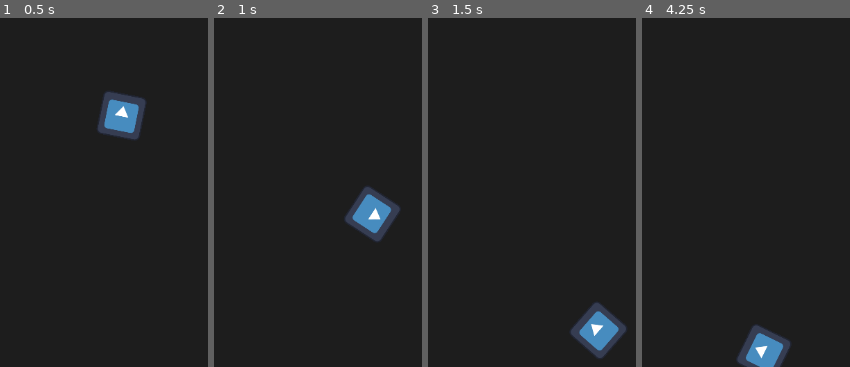
Above: before the commit, frames 1-4 (left to right).
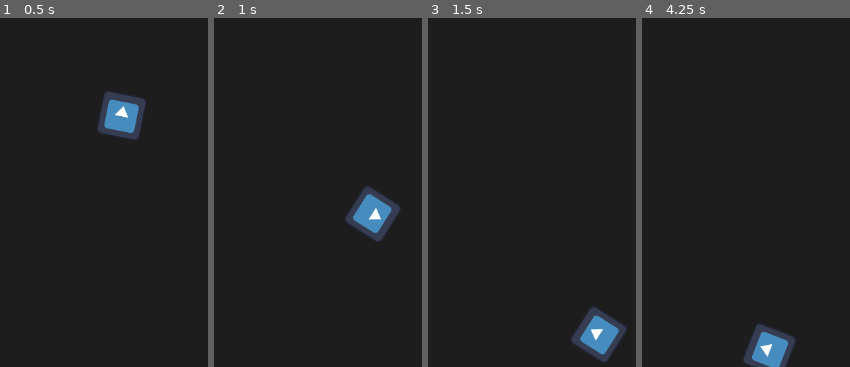
Above: after the commit, the same moments.

Repository: Nathan2801/gamedev.js-2025
Game: Godot game, scene res://Test/test.tscn
Two runs of this game, one before a commit and one after it. Both use one fixed random seed, a clock stepped at 60 frames per second and the inputs below. The engine's default icon, where the game draws it, is replaced by a stand-in: a white triangle on a blue panel in a dark square.
Inputs (mouse positions are in pixels of both pictures, inside the frame that each line leads up to):
- Up to frame 1 (0.5 s): no input
- Up to frame 2 (1 s): move the mouse to (outside the picture) at 0.52 s; click (outside the picture) at 0.67 s
- Up to frame 3 (1.5 s): move the mouse to (outside the picture) at 1.27 s; click (outside the picture) at 1.42 s
- Up to frame 4 (4.25 s): move the mouse to (827, 42) at 2.02 s; click (827, 42) at 2.17 s; move the mouse to (706, 230) at 2.77 s; click (706, 230) at 2.92 s; move the mouse to (outside the picture) at 3.52 s; click (outside the picture) at 3.67 s

Frame 1 is identical in both runs. In frame 2, 0.1% of the frame differs, in the area x 66-88%, y 50-62%; in frame 3, 1.3%; in frame 4, 1.5%, in the area x 45-74%, y 87-100%.

Commit message:
Figuring out first level (and the game itself)

Diff:
--- /dev/null
+++ b/Test/movable.gd
@@ -0,0 +1,36 @@
+extends Node
+class_name Movable
+
+var _locked := true
+var _being_hovered := false
+var _mouse_delta := Vector2.ZERO
+@export var _impulse_limit := 100
+
+@onready var target: RigidBody2D = get_parent()
+
+func _ready():
+	target.input_pickable = true
+	target.mouse_entered.connect(func():
+		_being_hovered = true)
+	target.mouse_exited .connect(func():
+		_being_hovered = false)
+
+func _input(event: InputEvent) -> void:
+	if event is InputEventMouseMotion:
+		_mouse_delta.x = event.screen_relative.x
+		_mouse_delta.y = event.screen_relative.y
+	elif event is InputEventMouseButton:
+		if event.pressed and event.button_index == MOUSE_BUTTON_LEFT:
+			if _being_hovered:
+				_locked = false
+		else:
+			_locked = true
+
+func _process(_delta: float) -> void:
+	if _locked:
+		return
+	var impulse := _mouse_delta*2.0
+	var min_impulse := Vector2(-_impulse_limit, -_impulse_limit)
+	var max_impulse := Vector2(+_impulse_limit, +_impulse_limit)
+	impulse = impulse.clamp(min_impulse, max_impulse)
+	target.apply_impulse(impulse)
--- a/Test/test.tscn
+++ b/Test/test.tscn
@@ -1,61 +1,18 @@
-[gd_scene load_steps=9 format=3 uid="uid://c4h8xdlt3hqcw"]
+[gd_scene load_steps=4 format=3 uid="uid://c4h8xdlt3hqcw"]
 
-[ext_resource type="Script" uid="uid://djnr25bxu4um5" path="res://Test/container.gd" id="1_6uqi0"]
 [ext_resource type="Texture2D" uid="uid://dbkpoa53evlhg" path="res://icon.svg" id="1_37kl0"]
+[ext_resource type="PackedScene" uid="uid://donnippwm4yr4" path="res://common/map.tscn" id="1_65205"]
+[ext_resource type="Script" uid="uid://d0yt7pwja52bv" path="res://test/movable.gd" id="3_jda1s"]
 
-[sub_resource type="Environment" id="Environment_mf4mk"]
+[node name="Test" type="Node2D"]
 
-[sub_resource type="CircleShape2D" id="CircleShape2D_jda1s"]
-radius = 9.0
-
-[sub_resource type="SegmentShape2D" id="SegmentShape2D_lxp54"]
-a = Vector2(-250, -250)
-b = Vector2(250, -250)
-
-[sub_resource type="SegmentShape2D" id="SegmentShape2D_jda1s"]
-a = Vector2(-250, -250)
-b = Vector2(-250, 250)
-
-[sub_resource type="SegmentShape2D" id="SegmentShape2D_su4bj"]
-a = Vector2(250, -250)
-b = Vector2(250, 250)
-
-[sub_resource type="SegmentShape2D" id="SegmentShape2D_1ihti"]
-a = Vector2(-250, 250)
-b = Vector2(250, 250)
-
-[node name="Test" type="WorldEnvironment"]
-environment = SubResource("Environment_mf4mk")
-
-[node name="Pivot" type="StaticBody2D" parent="."]
-
-[node name="Shape" type="CollisionShape2D" parent="Pivot"]
+[node name="Map" parent="." instance=ExtResource("1_65205")]
 position = Vector2(573, 327)
-rotation = -1.55101
-shape = SubResource("CircleShape2D_jda1s")
-
-[node name="Container" type="RigidBody2D" parent="."]
-position = Vector2(573, 327)
-script = ExtResource("1_6uqi0")
-_size = null
-
-[node name="OutTop" type="CollisionShape2D" parent="Container"]
-shape = SubResource("SegmentShape2D_lxp54")
-
-[node name="OutLeft" type="CollisionShape2D" parent="Container"]
-shape = SubResource("SegmentShape2D_jda1s")
-
-[node name="OutRight" type="CollisionShape2D" parent="Container"]
-shape = SubResource("SegmentShape2D_su4bj")
-
-[node name="OutBottom" type="CollisionShape2D" parent="Container"]
-shape = SubResource("SegmentShape2D_1ihti")
-
-[node name="Holder" type="CollisionPolygon2D" parent="Container"]
-polygon = PackedVector2Array(10, 0, 7.07107, 7.07107, 6.12303e-16, 10, -7.07107, 7.07107, -10, 1.22461e-15, -7.07107, -7.07107, -1.83691e-15, -10, 7.07107, -7.07107, 15, -3.67382e-15, 10.6066, -10.6066, -2.75536e-15, -15, -10.6066, -10.6066, -15, 1.83691e-15, -10.6066, 10.6066, 9.18455e-16, 15, 10.6066, 10.6066)
+_size = Vector2(500, 500)
 
 [node name="RigidBody2D" type="RigidBody2D" parent="."]
 position = Vector2(597, 184)
+input_pickable = true
 
 [node name="Sprite2D" type="Sprite2D" parent="RigidBody2D"]
 scale = Vector2(0.5, 0.5)
@@ -64,3 +21,7 @@
 [node name="CollisionPolygon2D" type="CollisionPolygon2D" parent="RigidBody2D"]
 scale = Vector2(0.5, 0.5)
 polygon = PackedVector2Array(59.1, -64, -59, -64, -63.8, -59, -64, 61, -60.3, 64, 59.6, 64, 63.9, 59, 64, -61.1)
+
+[node name="Movable" type="Node" parent="RigidBody2D"]
+script = ExtResource("3_jda1s")
+metadata/_custom_type_script = "uid://d0yt7pwja52bv"
--- a/Test/container.gd
+++ b/common/map.gd
@@ -1,21 +1,18 @@
-@tool
-extends RigidBody2D
+@tool extends Node2D
 
-@export var _size := Vector2():
+@export var _size := Vector2(100, 100):
 	set(value):
 		_size = value
-		_generate()
+		_generate_borders()
 
-@onready var holder := $Holder
+@onready var _body := $Body
+@onready var _holder := $Body/Holder
 
 class RectOutlineCollision:
 	var top: SegmentShape2D
 	var left: SegmentShape2D
 	var bottom: SegmentShape2D
 	var right: SegmentShape2D
-
-func _ready() -> void:
-	pass
 
 @export_tool_button("Generate holder")
 var _generate_holderb := func(): _generate_holder()
@@ -30,14 +27,16 @@
 		var point := Vector2(cos(i), sin(i)) * in_multiplier
 		points.append(point)
 		i += step
+	points.append(Vector2(1, 0) * in_multiplier)
 	i = PI * 2
 	while i > 0.0:
 		var point := Vector2(cos(i), sin(i)) * out_multiplier
 		points.append(point)
 		i -= step
+	points.append(Vector2(1, 0) * out_multiplier)
 
-	if holder:
-		holder.polygon = points
+	if _holder:
+		_holder.polygon = points
 		print("Holder generated")
 	else:
 		print("Missing a CollisionPolygon2D called 'Holder'")
@@ -64,9 +63,9 @@
 
 	return out
 
-func _generate() -> void:
+func _generate_borders() -> void:
 	var out_segments := _make_rect(_size)
-	if $OutTop: $OutTop.shape = out_segments.top
-	if $OutLeft: $OutLeft.shape = out_segments.left
-	if $OutBottom: $OutBottom.shape = out_segments.bottom
-	if $OutRight: $OutRight.shape = out_segments.right
+	if $Body/OutTop: $Body/OutTop.shape = out_segments.top
+	if $Body/OutLeft: $Body/OutLeft.shape = out_segments.left
+	if $Body/OutBottom: $Body/OutBottom.shape = out_segments.bottom
+	if $Body/OutRight: $Body/OutRight.shape = out_segments.right
--- /dev/null
+++ b/common/map.tscn
@@ -0,0 +1,47 @@
+[gd_scene load_steps=7 format=3 uid="uid://donnippwm4yr4"]
+
+[ext_resource type="Script" uid="uid://cvxkiq3f5es01" path="res://common/map.gd" id="1_fmkex"]
+
+[sub_resource type="CircleShape2D" id="CircleShape2D_a8so1"]
+radius = 9.0
+
+[sub_resource type="SegmentShape2D" id="SegmentShape2D_a8so1"]
+a = Vector2(-50, -50)
+b = Vector2(50, -50)
+
+[sub_resource type="SegmentShape2D" id="SegmentShape2D_fmkex"]
+a = Vector2(-50, -50)
+b = Vector2(-50, 50)
+
+[sub_resource type="SegmentShape2D" id="SegmentShape2D_sxdkt"]
+a = Vector2(50, -50)
+b = Vector2(50, 50)
+
+[sub_resource type="SegmentShape2D" id="SegmentShape2D_i0ub7"]
+a = Vector2(-50, 50)
+b = Vector2(50, 50)
+
+[node name="Map" type="Node2D"]
+script = ExtResource("1_fmkex")
+
+[node name="Pivot" type="StaticBody2D" parent="."]
+
+[node name="Shape" type="CollisionShape2D" parent="Pivot"]
+shape = SubResource("CircleShape2D_a8so1")
+
+[node name="Body" type="RigidBody2D" parent="."]
+
+[node name="OutTop" type="CollisionShape2D" parent="Body"]
+shape = SubResource("SegmentShape2D_a8so1")
+
+[node name="OutLeft" type="CollisionShape2D" parent="Body"]
+shape = SubResource("SegmentShape2D_fmkex")
+
+[node name="OutRight" type="CollisionShape2D" parent="Body"]
+shape = SubResource("SegmentShape2D_sxdkt")
+
+[node name="OutBottom" type="CollisionShape2D" parent="Body"]
+shape = SubResource("SegmentShape2D_i0ub7")
+
+[node name="Holder" type="CollisionPolygon2D" parent="Body"]
+polygon = PackedVector2Array(10, 0, 7.07107, 7.07107, 6.12303e-16, 10, -7.07107, 7.07107, -10, 1.22461e-15, -7.07107, -7.07107, -1.83691e-15, -10, 7.07107, -7.07107, 10, 0, 15, -3.67382e-15, 10.6066, -10.6066, -2.75536e-15, -15, -10.6066, -10.6066, -15, 1.83691e-15, -10.6066, 10.6066, 9.18455e-16, 15, 10.6066, 10.6066, 15, 0)
--- /dev/null
+++ b/common/player.gd
@@ -0,0 +1,5 @@
+extends RigidBody2D
+
+func _on_body_entered(body: Node) -> void:
+	if body.name == "End":
+		get_tree().quit()
--- /dev/null
+++ b/level1/start.tscn
@@ -0,0 +1,152 @@
+[gd_scene load_steps=13 format=3 uid="uid://b8s44isavb62p"]
+
+[ext_resource type="PackedScene" uid="uid://donnippwm4yr4" path="res://common/map.tscn" id="1_ndeu4"]
+[ext_resource type="Script" uid="uid://bx60qlnjs6fu2" path="res://common/player.gd" id="2_fibgb"]
+[ext_resource type="Texture2D" uid="uid://dbkpoa53evlhg" path="res://icon.svg" id="2_idhjr"]
+[ext_resource type="Script" uid="uid://d0yt7pwja52bv" path="res://test/movable.gd" id="3_7k68t"]
+
+[sub_resource type="SegmentShape2D" id="SegmentShape2D_fibgb"]
+a = Vector2(-256, -192)
+b = Vector2(256, -192)
+
+[sub_resource type="SegmentShape2D" id="SegmentShape2D_p0clp"]
+a = Vector2(-256, -192)
+b = Vector2(-256, 192)
+
+[sub_resource type="SegmentShape2D" id="SegmentShape2D_gxw1p"]
+a = Vector2(256, -192)
+b = Vector2(256, 192)
+
+[sub_resource type="SegmentShape2D" id="SegmentShape2D_jpvmh"]
+a = Vector2(-256, 192)
+b = Vector2(256, 192)
+
+[sub_resource type="RectangleShape2D" id="RectangleShape2D_idhjr"]
+size = Vector2(20, 160)
+
+[sub_resource type="RectangleShape2D" id="RectangleShape2D_7k68t"]
+
+[sub_resource type="TileSetAtlasSource" id="TileSetAtlasSource_fibgb"]
+texture = ExtResource("2_idhjr")
+0:0/0 = 0
+1:0/0 = 0
+2:0/0 = 0
+3:0/0 = 0
+4:0/0 = 0
+5:0/0 = 0
+6:0/0 = 0
+7:0/0 = 0
+0:1/0 = 0
+1:1/0 = 0
+2:1/0 = 0
+3:1/0 = 0
+4:1/0 = 0
+5:1/0 = 0
+6:1/0 = 0
+7:1/0 = 0
+0:2/0 = 0
+1:2/0 = 0
+2:2/0 = 0
+3:2/0 = 0
+4:2/0 = 0
+5:2/0 = 0
+6:2/0 = 0
+7:2/0 = 0
+0:3/0 = 0
+1:3/0 = 0
+2:3/0 = 0
+3:3/0 = 0
+4:3/0 = 0
+5:3/0 = 0
+6:3/0 = 0
+7:3/0 = 0
+0:4/0 = 0
+1:4/0 = 0
+2:4/0 = 0
+3:4/0 = 0
+4:4/0 = 0
+5:4/0 = 0
+6:4/0 = 0
+7:4/0 = 0
+0:5/0 = 0
+1:5/0 = 0
+2:5/0 = 0
+3:5/0 = 0
+4:5/0 = 0
+5:5/0 = 0
+6:5/0 = 0
+7:5/0 = 0
+0:6/0 = 0
+1:6/0 = 0
+2:6/0 = 0
+3:6/0 = 0
+4:6/0 = 0
+5:6/0 = 0
+6:6/0 = 0
+7:6/0 = 0
+0:7/0 = 0
+1:7/0 = 0
+2:7/0 = 0
+3:7/0 = 0
+4:7/0 = 0
+5:7/0 = 0
+6:7/0 = 0
+7:7/0 = 0
+
+[sub_resource type="TileSet" id="TileSet_p0clp"]
+sources/0 = SubResource("TileSetAtlasSource_fibgb")
+
+[node name="Level1" type="Node2D"]
+
+[node name="Map" parent="." instance=ExtResource("1_ndeu4")]
+position = Vector2(581, 348)
+_size = Vector2(512, 384)
+
+[node name="OutTop" parent="Map/Body" index="0"]
+shape = SubResource("SegmentShape2D_fibgb")
+
+[node name="OutLeft" parent="Map/Body" index="1"]
+shape = SubResource("SegmentShape2D_p0clp")
+
+[node name="OutRight" parent="Map/Body" index="2"]
+shape = SubResource("SegmentShape2D_gxw1p")
+
+[node name="OutBottom" parent="Map/Body" index="3"]
+shape = SubResource("SegmentShape2D_jpvmh")
+
+[node name="Pillar" type="StaticBody2D" parent="Map/Body" index="5"]
+position = Vector2(0, 108)
+
+[node name="Shape" type="CollisionShape2D" parent="Map/Body/Pillar"]
+shape = SubResource("RectangleShape2D_idhjr")
+
+[node name="End" type="StaticBody2D" parent="Map/Body" index="6"]
+position = Vector2(32, 127)
+
+[node name="Shape" type="CollisionShape2D" parent="Map/Body/End"]
+shape = SubResource("RectangleShape2D_7k68t")
+
+[node name="Background" type="TileMapLayer" parent="Map/Body" index="7"]
+tile_set = SubResource("TileSet_p0clp")
+
+[node name="Player" type="RigidBody2D" parent="Map"]
+position = Vector2(-172, 135)
+contact_monitor = true
+max_contacts_reported = 1
+script = ExtResource("2_fibgb")
+
+[node name="Sprite" type="Sprite2D" parent="Map/Player"]
+scale = Vector2(0.2, 0.2)
+texture = ExtResource("2_idhjr")
+
+[node name="Shape" type="CollisionPolygon2D" parent="Map/Player"]
+scale = Vector2(0.2, 0.2)
+polygon = PackedVector2Array(59.1, -64, -59, -64, -63.8, -59, -64, 61, -60.3, 64, 59.6, 64, 63.9, 59, 64, -61.1)
+
+[node name="Movable" type="Node" parent="Map/Player"]
+script = ExtResource("3_7k68t")
+metadata/_custom_type_script = "uid://d0yt7pwja52bv"
+
+[connection signal="body_entered" from="Map/Player" to="Map/Player" method="_on_body_entered"]
+
+[editable path="Map"]
--- a/project.godot
+++ b/project.godot
@@ -11,13 +11,9 @@
 [application]
 
 config/name="Balance"
-run/main_scene="res://Test/test.tscn"
+run/main_scene="res://test/test.tscn"
 config/features=PackedStringArray("4.4", "GL Compatibility")
 config/icon="res://icon.svg"
-
-[physics]
-
-2d/physics_engine="GodotPhysics2D"
 
 [rendering]
 
Not shown, removed: Test/container.gd.uid
Not shown, added: Test/movable.gd.uid
Not shown, added: common/map.gd.uid
Not shown, added: common/player.gd.uid
